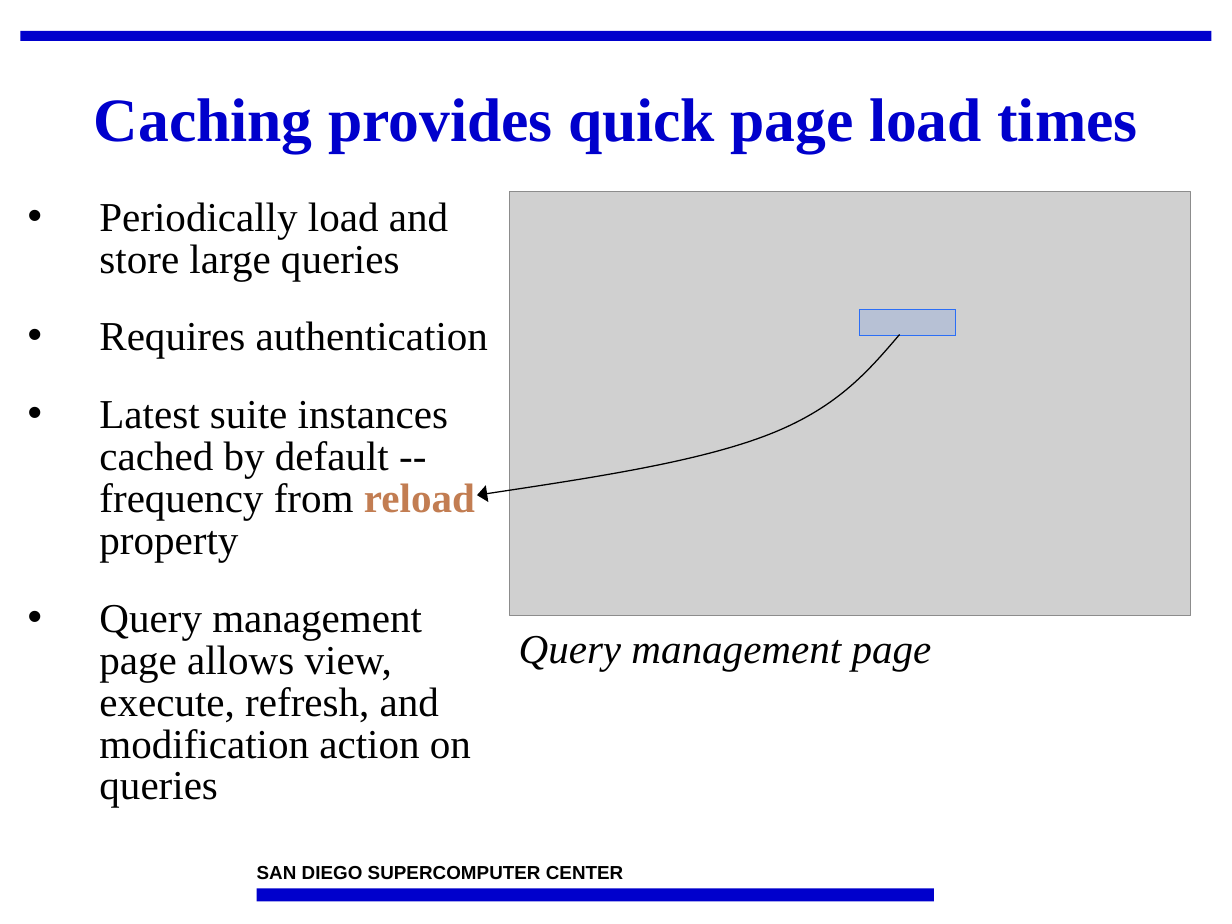
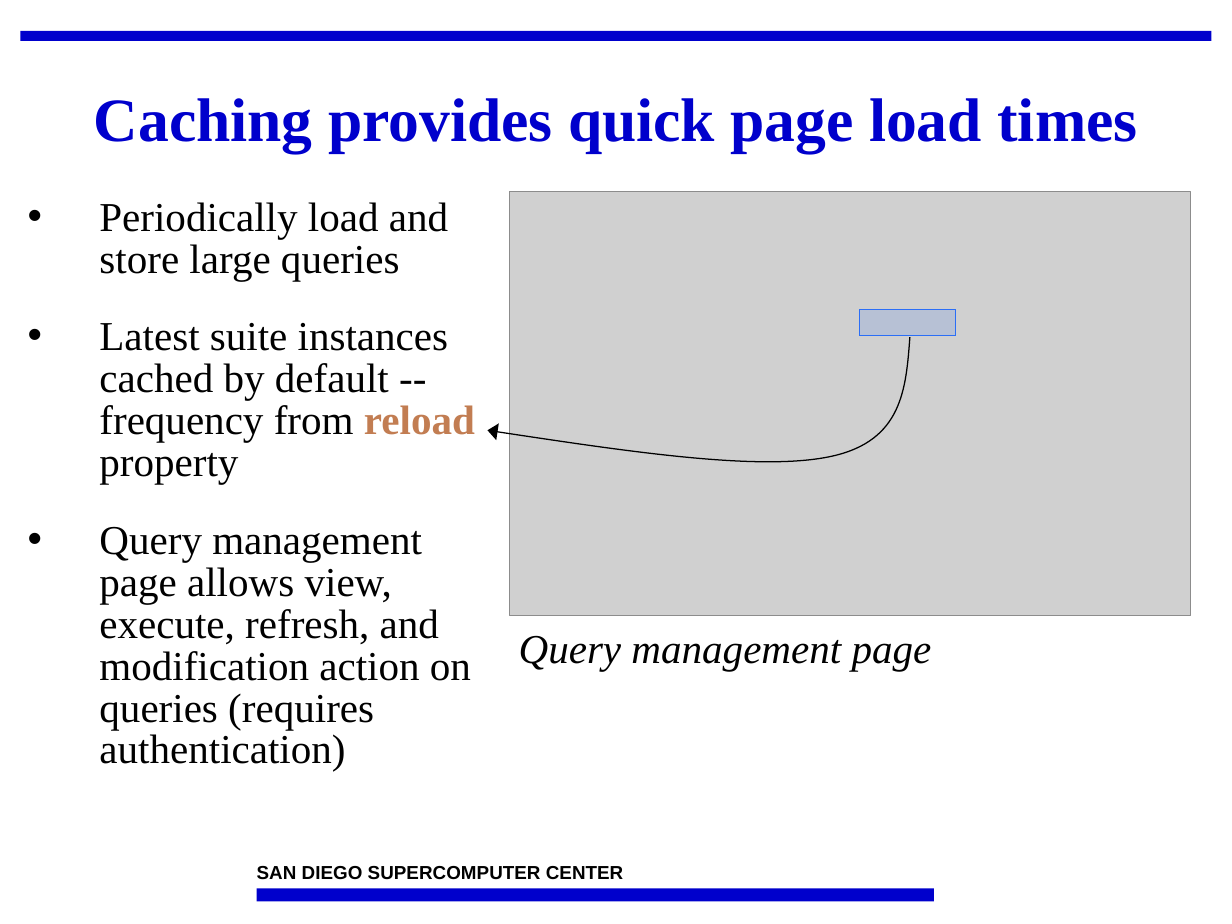
Before and after one commit to IncaProject/inca-xsede, a slide deck: slide 31 of talks/2008workshop/consumer.ppt. Drawn at 1232x924 pixels with LibreOffice and Linux fonts; fonts in the diff are those of the drawing; grey boxes stand for pictures; background and template pictures are left out. Boxes give left, top, right and bottom in pixels: in the first picture for what was removed or moved away, otherwise in the second. Text is boxed around its words. In the diff, an @@ line names an element or a change of style, - is before the commit and + after.

```diff
--- a/talks/2008workshop/consumer.ppt
+++ b/talks/2008workshop/consumer.ppt
@@ text at [99,321,488,358]: paragraph removed @@
-• Requires authentication
@@ freeform shape: place and size @@
-freeform shape at [477,335,899,495]
+freeform shape at [488,338,910,472]
@@ text at [99,527,471,771]: text changed @@
-• Query management page allows view, execute, refresh, and modification action on queries
+• Query management page allows view, execute, refresh, and modification action on queries (requires authentication)
```
Also in this commit, not shown: 11 other slides changed, 1 slide removed.
